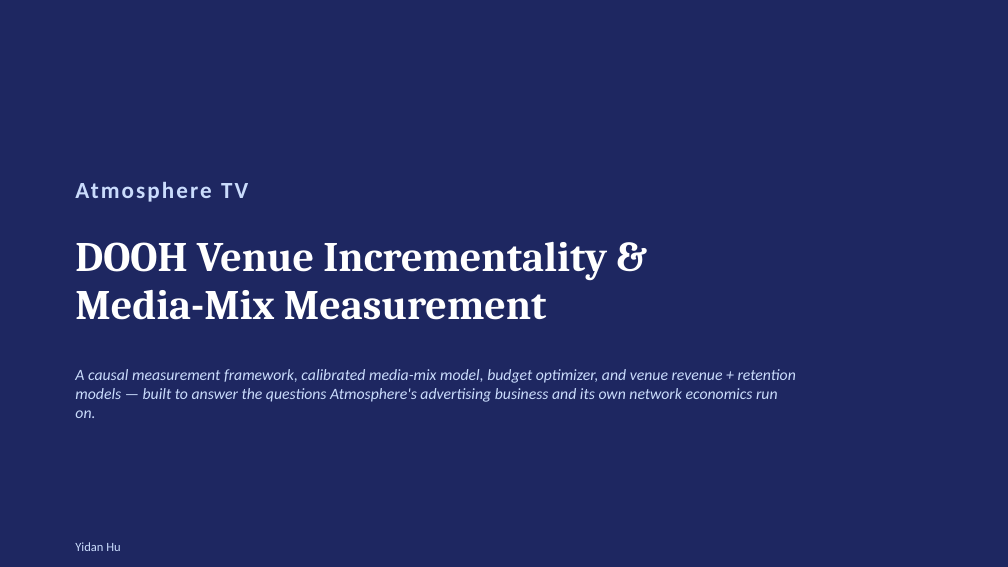
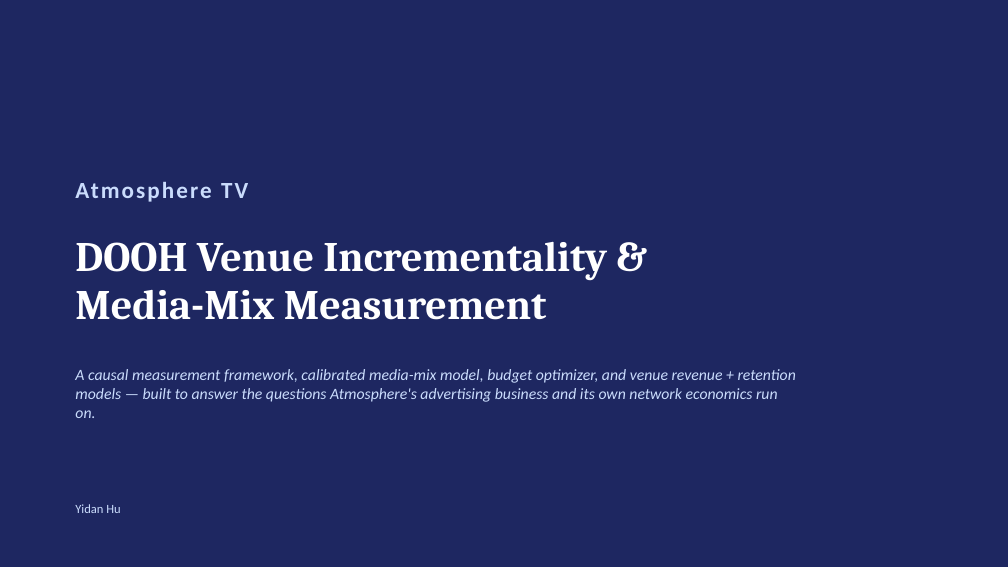
Before and after one commit to crystal1361/atmosphere-dooh-measurement, a slide deck: slide 1 of deck/AtmosphereTV_DOOH_Measurement.pptx. Drawn at 1008x567 pixels with LibreOffice and Linux fonts; fonts in the diff are those of the drawing. Boxes give left, top, right and bottom in pixels: in the first picture for what was removed or moved away, otherwise in the second. Text is boxed around its words. In the diff, an @@ line names an element or a change of style, - is before the commit and + after.

```diff
--- a/deck/AtmosphereTV_DOOH_Measurement.pptx
+++ b/deck/AtmosphereTV_DOOH_Measurement.pptx
@@ text "Yidan Hu": place and size @@
-text "Yidan Hu" at box(75, 542, 120, 551)
+text "Yidan Hu" at box(75, 504, 120, 513)
```
Also in this commit, not shown: 2 other files.
